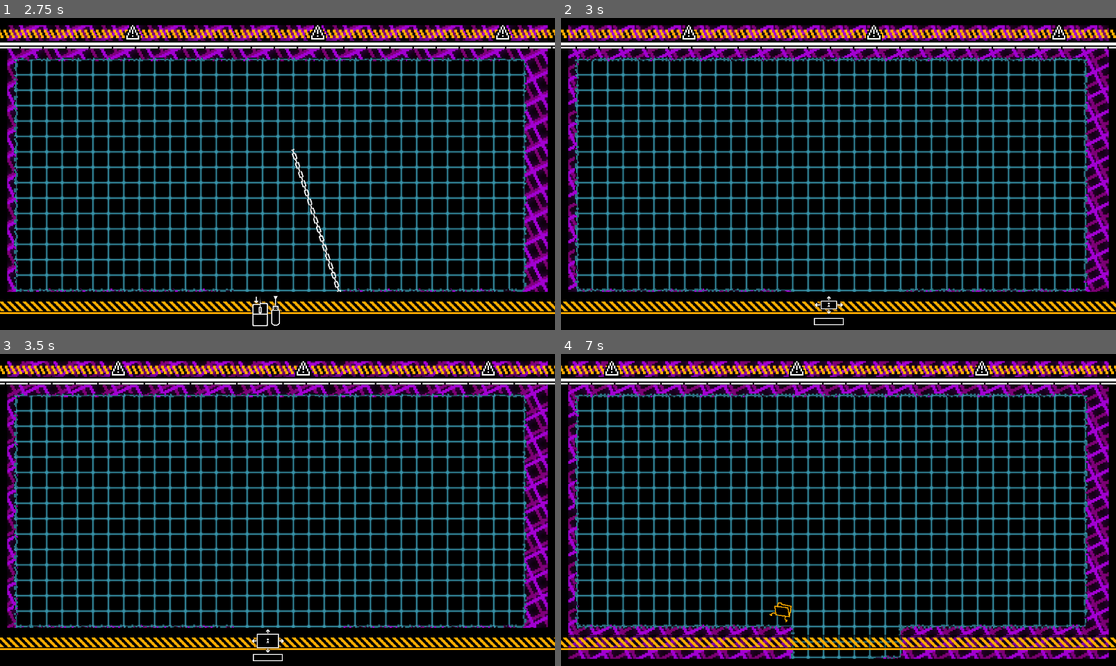
Above: before the commit, frames 1-4 (two rows, left to right).
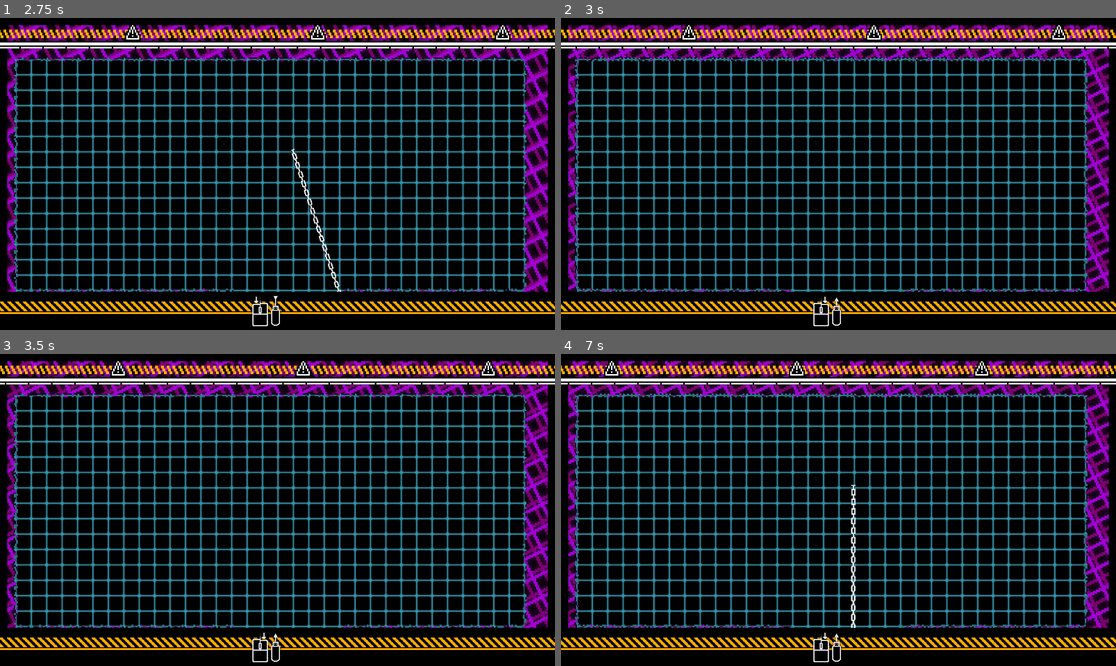
Above: after the commit, the same moments.

Repository: SomeSortOfSam/Hardest_Drive
Game: Godot game, scene res://scenes/gamplay.tscn
Two runs of this game, one before a commit and one after it. Both use one fixed random seed, a clock stepped at 60 frames per second and the inputs below. Sound files missing from this copy of the repository are replaced by a short silence.
Inputs (mouse positions are in pixels of both pictures, inside the frame that each line leads up to):
- Up to frame 1 (2.75 s): move the mouse to (399, 158) at 0.52 s; hold D (player_right) 0.53-1.28 s; click (399, 158) at 0.67 s; move the mouse to (166, 189) at 1.27 s; hold S (player_down) 1.28-2.03 s; click (166, 189) at 1.42 s; move the mouse to (333, 105) at 2.02 s; hold D (player_right) from 2.03 s (still down); click (333, 105) at 2.17 s
- Up to frame 2 (3 s): move the mouse to (810, 236) at 2.77 s; release D (player_right) at 2.78 s; hold W (player_up) from 2.78 s (still down); click (810, 236) at 2.92 s
- Up to frame 3 (3.5 s): keep holding W (player_up)
- Up to frame 4 (7 s): move the mouse to (1005, 556) at 3.52 s; release W (player_up) at 3.53 s; hold A (player_left) 3.53-5.03 s; click (1005, 556) at 3.67 s; tap Space (reset_screen) at 4.15 s; move the mouse to (672, 463) at 4.27 s; click (672, 463) at 4.42 s; move the mouse to (866, 510) at 5.02 s; hold S (player_down) 5.03-5.78 s; click (866, 510) at 5.17 s; move the mouse to (755, 432) at 5.77 s; hold D (player_right) 5.78-6.53 s; click (755, 432) at 5.92 s; move the mouse to (960, 494) at 6.52 s; hold W (player_up) from 6.53 s (still down); click (960, 494) at 6.67 s

Frame 1 is identical in both runs. In frame 2, 0.3% of the frame differs, in the area x 45-51%, y 89-99%; in frame 3, 0.3%; in frame 4, 6.5%, in the area x 1-99%, y 41-99%.

Commit message:
Made disengageing from side during tutorial non optional

Diff:
--- a/scenes/gamplay.tscn
+++ b/scenes/gamplay.tscn
@@ -1112,3 +1112,5 @@
 [connection signal="timeout" from="TileMap/Timer" to="TileMap/Box" method="queue_free"]
 [connection signal="player_movement_enabled" from="Tutorial" to="TileMap/Player" method="_on_tutorial_player_movement_enabled"]
 [connection signal="player_movement_enabled" from="Tutorial" to="TileMap/Timer" method="start"]
+[connection signal="player_reset_screen_enabled" from="Tutorial" to="." method="_on_tutorial_player_reset_screen_enabled"]
+[connection signal="player_reset_screen_enabled" from="Tutorial" to="TileMap/Player" method="_on_tutorial_player_reset_screen_enabled"]
--- a/scripts/border_camera.gd
+++ b/scripts/border_camera.gd
@@ -10,6 +10,7 @@
 
 var minimum_inner_rect : Rect2
 var inner_rect : Rect2
+var can_reset_screen := false
 
 signal pull_failed
 
@@ -19,7 +20,7 @@
 	start_tutorial()
 
 func _unhandled_input(event):
-	if event.is_action_pressed("reset_screen"):
+	if can_reset_screen and event.is_action_pressed("reset_screen"):
 		recalculate_offsets()
 		recalculate_border(Tween.EASE_OUT_IN)
 
@@ -123,3 +124,6 @@
 	inner_rect = proposed_inner_rect
 
 	recalculate_border()
+
+func _on_tutorial_player_reset_screen_enabled():
+	can_reset_screen = true
--- a/scripts/player.gd
+++ b/scripts/player.gd
@@ -24,6 +24,7 @@
 var harpoon_direction : float
 var harpoon_target : CollisionObject2D
 var is_overlaping_tilemap := false
+var can_reset_screen := false
 var can_move := false
 var gravity = ProjectSettings.get_setting("physics/2d/default_gravity")
 var last_safe_position : Vector2
@@ -90,7 +91,7 @@
 			try_fire_harpoon()
 		elif event.button_index == MOUSE_BUTTON_RIGHT:
 			stop_harpoon()
-	if event.is_action("reset_screen"):
+	if can_reset_screen and event.is_action("reset_screen"):
 		stop_harpoon()
 		shoot_animator.play("SpaceHit")
 
@@ -218,3 +219,6 @@
 
 func _on_tutorial_player_movement_enabled():
 	can_move = true
+
+func _on_tutorial_player_reset_screen_enabled():
+	can_reset_screen = true
--- a/scripts/tutorial.gd
+++ b/scripts/tutorial.gd
@@ -5,6 +5,7 @@
 var triggered_count := 0
 
 signal player_movement_enabled
+signal player_reset_screen_enabled
 
 func _unhandled_input(event):
 	if ((triggered_count < 2 or (triggered_count > 2 and triggered_count <= 4))
@@ -13,7 +14,9 @@
 	(triggered_count == 2 and
 	(event.is_action_pressed("player_up") or event.is_action_pressed("player_down") or \
 	event.is_action_pressed("player_left") or event.is_action_pressed("player_right"))) or \
-	(triggered_count == 5 and event.is_action_pressed("reset_screen") ):
+	(triggered_count == 5 and (event is InputEventMouseButton and\
+	 event.button_index == MOUSE_BUTTON_RIGHT and event.is_pressed())) or\
+	(triggered_count == 6 and event.is_action_pressed("reset_screen") ):
 		triggered_count += 1
 		if triggered_count == 1:
 			animator.play("pull")
@@ -25,6 +28,9 @@
 		if triggered_count == 4:
 			animator.play("pull")
 		if triggered_count == 5:
+			animator.play("unhook")
+		if triggered_count == 6:
 			animator.play("space")
-		if triggered_count >= 6:
+			player_reset_screen_enabled.emit()
+		if triggered_count >= 7:
 			animator.hide()
